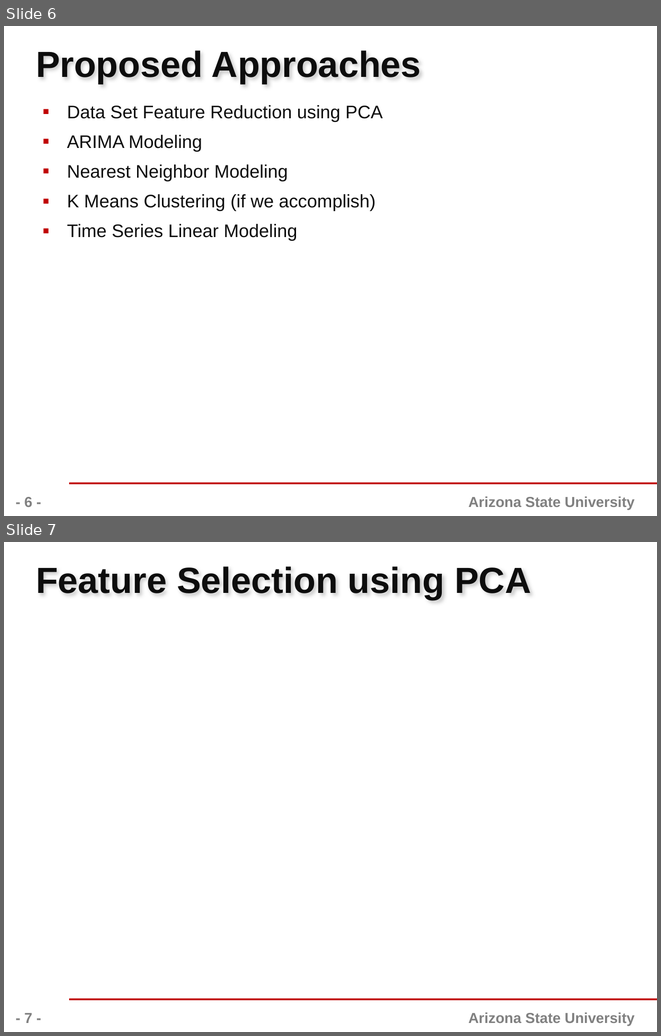
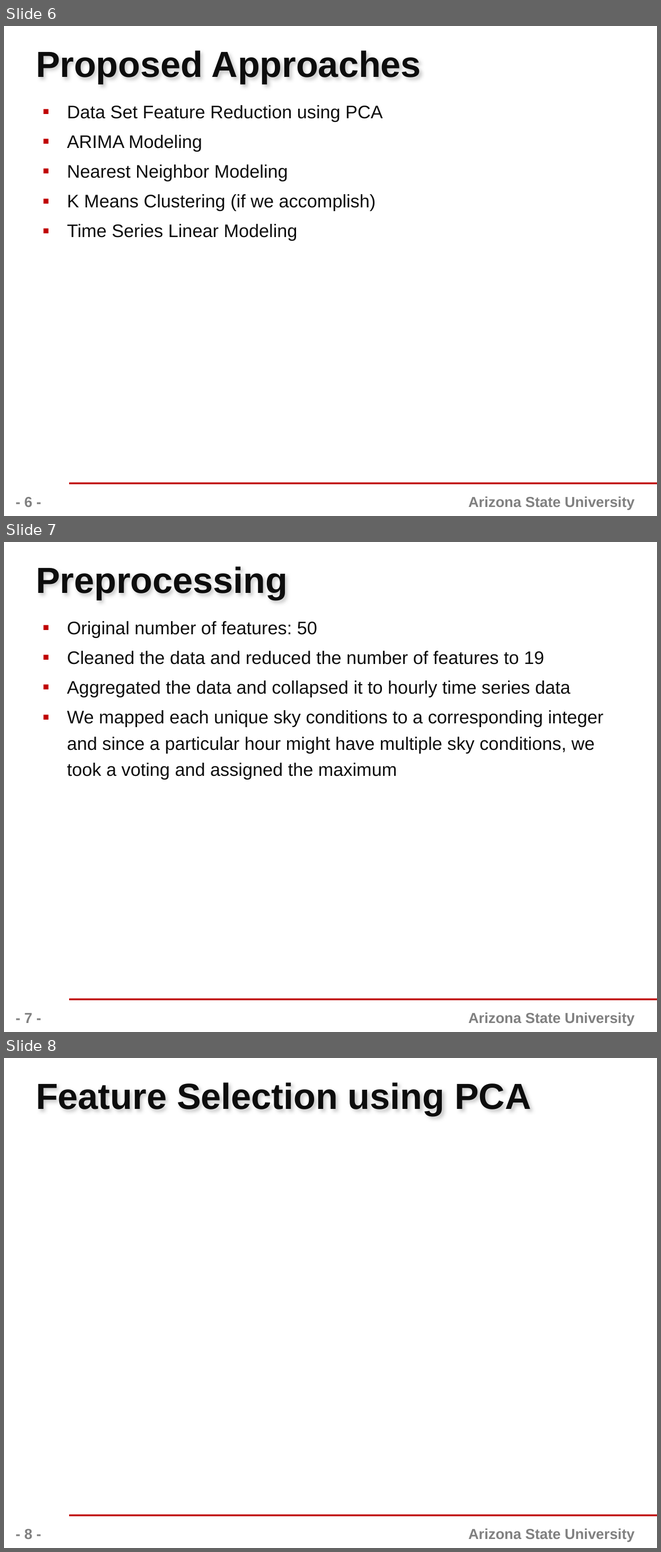
Before and after one commit to yeskarthik/WeatherForecastingSML, a slide deck: Presentation/575-ClassProject-Template.pptx. Shown one above the other, each under a label of ours: slides 6 and 7 before the commit, slides 6, 7 and 8 after it. The pictures are 661x1036 and 661x1552 pixels, drawn with LibreOffice and Linux fonts; fonts in the diff are those of the drawing; background and template pictures are left out. Boxes give left, top, right and bottom in pixels: in the first picture for what was removed or moved away, otherwise in the second. Text is boxed around its words. In the diff, an @@ line names an element or a change of style, - is before the commit and + after.

```diff
--- a/Presentation/575-ClassProject-Template.pptx
+++ b/Presentation/575-ClassProject-Template.pptx
@@ slide 7 added at [4,542,657,1032], background #FFFFFF; not listed: 2 template elements that a slide beside it also shows @@
@@ title added at [36,566,288,600], 40 pt, text #0D0D0D, bold @@
+Preprocessing
@@ text added at [67,621,603,779], 20 pt, text #0D0D0D @@
+▪ Original number of features: 50
+▪ Cleaned the data and reduced the number of features to 19
+▪ Aggregated the data and collapsed it to hourly time series data
+▪ We mapped each unique sky conditions to a corresponding integer and since a particular hour might have multiple sky conditions, we took a voting and assigned the maximum
@@ page number added at [24,1013,32,1023], 16 pt, text #808080, bold @@
+- 7 -
@@ what was slide 7 is now slide 8 @@
@@ page number at [24,1529,32,1539]: text changed @@
-- 7 -
+- 8 -
```
Also in this commit, not shown: 2 slides changed, 5 other files.
